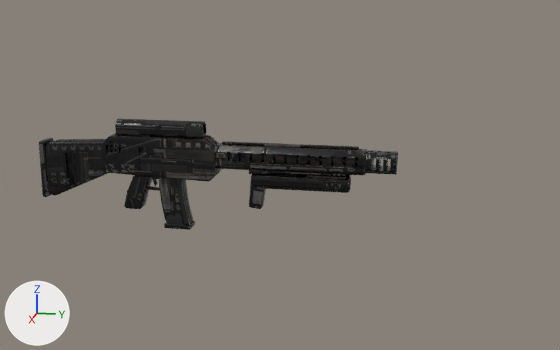
Before and after pictures for a commit that changed the glTF model Sandbox/GameData/Models/Weapons/defender_auto_heavy_round_rifle.glb.
Both versions are drawn from a 50 mm lens placed at (2.075, 0.711, 0.505), pointed at (-0.007, 0.295, -0.016). Arrows for +X, +Y and +Z are at lower left; the lights stay in place. The first picture is the older version. Vertices at exactly the same position are counted once.

The first picture shows 'defender_auto_heavy_round_rifle'.
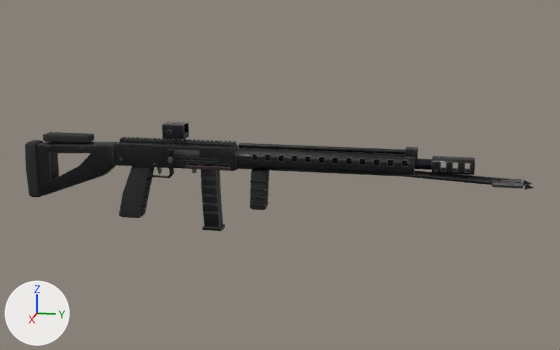
What differs and where, as boxes [x1, y1, x2, y2] in the pictures (560 x 350 px; the box of a moved part takes in the faces that stretch with it):
'defender_auto_heavy_round_rifle', reshaped (42% wider)
    before: [39, 118, 398, 230]
    after: [25, 122, 534, 231]
part 1 of me_defender_auto_heavy_round_rifle, moved or reshaped (not visible before)
    after: [174, 149, 199, 156]
part 2 of me_defender_auto_heavy_round_rifle, moved or reshaped (not visible afterwards)
    before: [164, 221, 195, 230]
part 3 of me_defender_auto_heavy_round_rifle, moved or reshaped
    before: [223, 162, 353, 173]
    after: [186, 165, 230, 170]
part 4 of me_defender_auto_heavy_round_rifle, moved or reshaped (not visible afterwards)
    before: [270, 171, 346, 176]
part 5 of me_defender_auto_heavy_round_rifle, added
    after: [492, 182, 523, 189]
part 6 of me_defender_auto_heavy_round_rifle, added
    after: [492, 178, 521, 183]
part 7 of me_defender_auto_heavy_round_rifle, added
    after: [239, 143, 405, 154]
part 8 of me_defender_auto_heavy_round_rifle, moved or reshaped (not visible afterwards)
    before: [249, 170, 270, 174]
part 9 of me_defender_auto_heavy_round_rifle, rebuilt (17% wider, 9% shorter)
    before: [213, 143, 367, 175]
    after: [235, 148, 415, 177]
part 10 of me_defender_auto_heavy_round_rifle, rebuilt (40% shorter)
    before: [101, 133, 222, 182]
    after: [113, 142, 239, 171]
part 11 of me_defender_auto_heavy_round_rifle, rebuilt (24% wider, 51% taller)
    before: [124, 175, 152, 209]
    after: [119, 166, 154, 218]
part 12 of me_defender_auto_heavy_round_rifle, rebuilt (30% wider)
    before: [45, 139, 107, 196]
    after: [37, 141, 118, 196]
part 13 of me_defender_auto_heavy_round_rifle, rebuilt (11% wider, 17% taller)
    before: [249, 175, 266, 209]
    after: [250, 170, 269, 210]
part 14 of me_defender_auto_heavy_round_rifle, rebuilt (mostly hidden before)
    before: [229, 152, 358, 165]
    after: [252, 154, 432, 170]
part 15 of me_defender_auto_heavy_round_rifle, deleted
    before: [39, 137, 398, 225]
part 16 of me_defender_auto_heavy_round_rifle, reshaped
    before: [115, 118, 359, 193]
    after: [25, 122, 534, 231]

Patch to the scene script:
```diff
--- a/Sandbox/GameData/Models/Weapons/defender_auto_heavy_round_rifle.glb.py
+++ b/Sandbox/GameData/Models/Weapons/defender_auto_heavy_round_rifle.glb.py
@@ me_defender_auto_heavy_round_rifle @@
-me_defender_auto_heavy_round_rifle.from_pydata(...)  # 3062 vertices, 6053 faces; spans x -0.039..0.04, y -0.417..0.62, z -0.184..0.13
+me_defender_auto_heavy_round_rifle.from_pydata(...)  # 5989 vertices, 11762 faces; spans x -0.03..0.048, y -0.469..0.978, z -0.183..0.122
+# me_defender_auto_heavy_round_rifle part 1: the loose piece of 56 vertices spanning x -0.013..0.013, y -0.154..0.054, z 0.075..0.087 is scaled about its middle by (0.272, 0.347, 1.44), then moved by (0.018, 0.081, -0.038)
+# me_defender_auto_heavy_round_rifle part 2: the loose piece of 56 vertices spanning x -0.026..0.026, y -0.042..0.038, z -0.184..-0.17 is scaled about its middle by (0.191, 0.189, 0.645), then moved by (0.029, -0.007, 0.202)
+# me_defender_auto_heavy_round_rifle part 3: the loose piece of 56 vertices spanning x 0.034..0.037, y 0.142..0.505, z 0.011..0.025 is scaled about its middle by (0.913, 0.354, 0.58), then moved by (-0.011, -0.229, -0.014)
+# me_defender_auto_heavy_round_rifle part 4: the loose piece of 56 vertices spanning x -0.011..0.011, y 0.23..0.483, z -0.015..0.001 is scaled about its middle by (0.0995, 0.513, 0.562), then moved by (-0.025, -0.262, 0.011)
+# me_defender_auto_heavy_round_rifle part 5: a new loose piece, a 10-sided cylinder along y spanning x 0.013..0.028, y 0.871..0.947, z -0.014..0.001, in mat_weapon
+# me_defender_auto_heavy_round_rifle part 6: a new loose piece, a 10-sided cylinder along y spanning x -0.028..-0.013, y 0.871..0.947, z -0.014..0.001, in mat_weapon
+# me_defender_auto_heavy_round_rifle part 7: a new loose piece, a 14-sided cylinder along y spanning x -0.007..0.007, y 0.18..0.657, z 0.06..0.073, in mat_weapon
+# me_defender_auto_heavy_round_rifle part 8: the loose piece of 56 vertices spanning x -0.017..0.017, y 0.21..0.27, z -0.012..0.002 is scaled about its middle by (0.87, 0.118, 0.308), then moved by (0.0, -0.077, 0.078)
+# me_defender_auto_heavy_round_rifle part 9: the loose piece of 603 vertices spanning x -0.034..0.034, y 0.11..0.537, z 0.001..0.067 is rebuilt with 907 vertices and now spans x -0.03..0.03, y 0.176..0.667, z 0.001..0.058
+# me_defender_auto_heavy_round_rifle part 10: the loose piece of 197 vertices spanning x -0.038..0.038, y -0.22..0.12, z -0.035..0.085 is rebuilt with 392 vertices and now spans x -0.023..0.023, y -0.191..0.18, z -0.004..0.064
+# me_defender_auto_heavy_round_rifle part 11: the loose piece of 151 vertices spanning x -0.019..0.019, y -0.165..-0.081, z -0.133..-0.031 is rebuilt with 282 vertices and now spans x -0.018..0.018, y -0.184..-0.079, z -0.162..-0.002
+# me_defender_auto_heavy_round_rifle part 12: the loose piece of 92 vertices spanning x -0.03..0.03, y -0.4..-0.214, z -0.104..0.065 is rebuilt with 70 vertices and now spans x -0.026..0.026, y -0.426..-0.188, z -0.108..0.058
+# me_defender_auto_heavy_round_rifle part 13: the loose piece of 56 vertices spanning x -0.017..0.017, y 0.209..0.259, z -0.114..-0.011 is rebuilt with 56 vertices and now spans x -0.02..0.02, y 0.212..0.263, z -0.116..0.001
+# me_defender_auto_heavy_round_rifle part 14: the loose piece of 32 vertices spanning x -0.014..0.014, y 0.11..0.537, z 0.021..0.049 is rebuilt with 176 vertices and now spans x -0.02..0.02, y 0.18..0.712, z 0.015..0.055
+# me_defender_auto_heavy_round_rifle part 15: 24 loose pieces with 1173 vertices, spanning x -0.039..0.04, y -0.417..0.62, z -0.171..0.078, are deleted
+# me_defender_auto_heavy_round_rifle part 16: 298 vertices removed from x -0.026..0.026, y -0.18..0.516, z -0.055..0.13; 2922 vertices added at x -0.029..0.048, y -0.469..0.978, z -0.183..0.122
+# other edits to the shape of me_defender_auto_heavy_round_rifle do not show in these pictures
 me_defender_auto_heavy_round_rifle.materials.append(mat_weapon)
```
